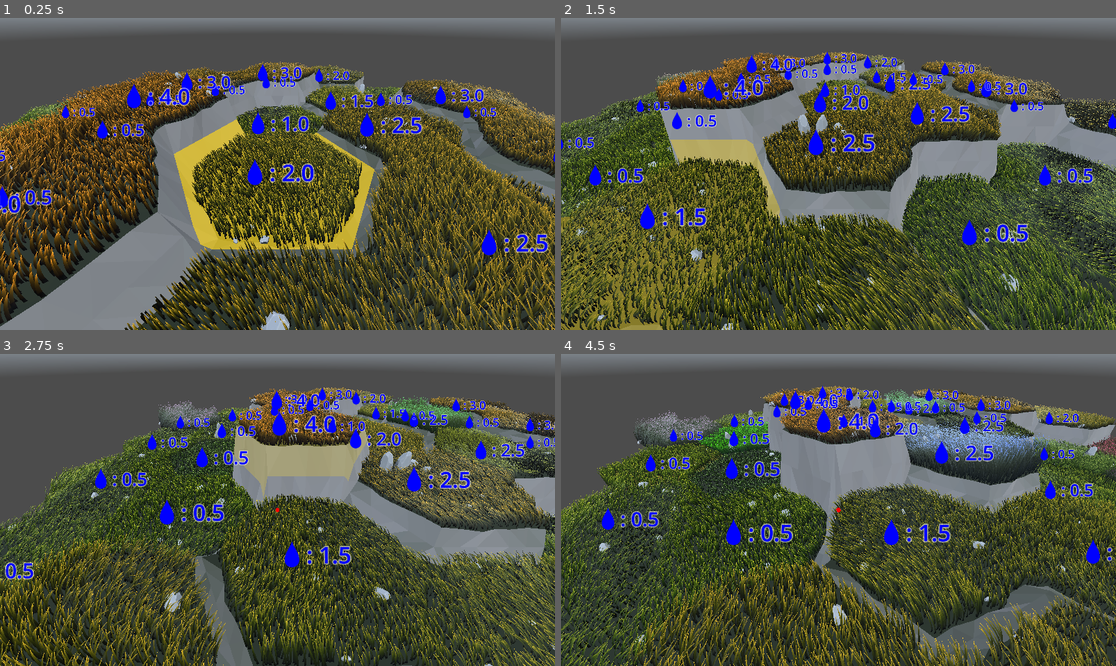
Above: before the commit, frames 1-4 (two rows, left to right).
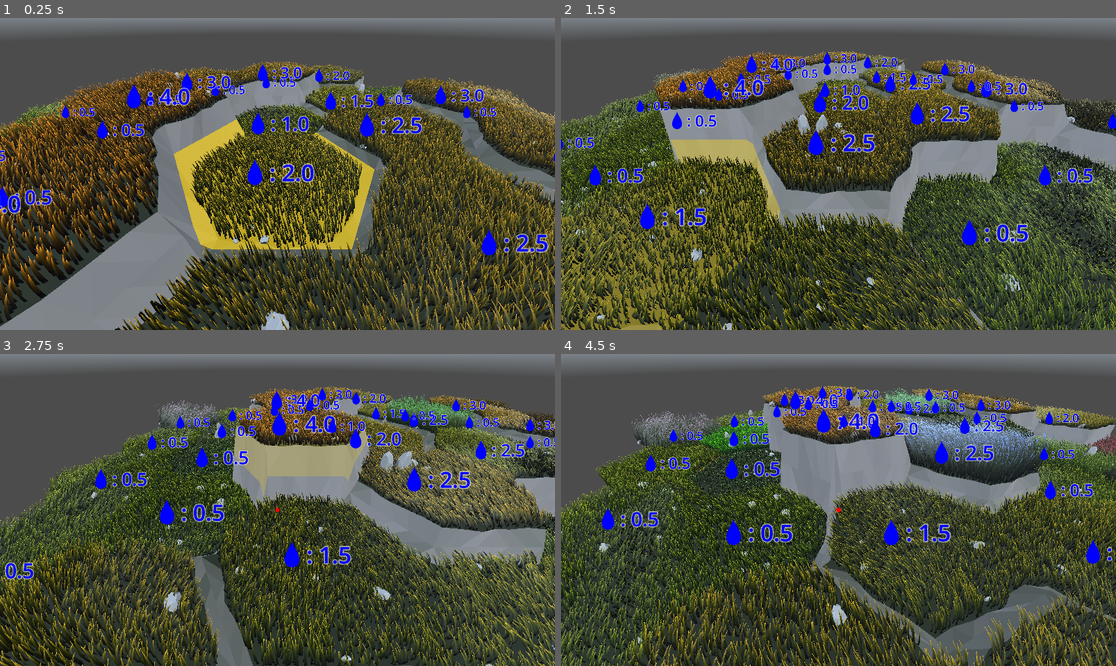
Above: after the commit, the same moments.

Repository: vincentwoelfer/hex
Game: Godot game, scene res://scenes/dev/MapGeneration.tscn
The game is run twice, just before and just after one commit, with the same random seed, the same clock (stepped at 60 frames per second) and the same inputs. A sky picture missing from this copy of the repository is replaced by a grey-blue gradient.
Inputs (mouse positions are in pixels of both pictures, inside the frame that each line leads up to):
- Up to frame 1 (0.25 s): no input
- Up to frame 2 (1.5 s): move the mouse to (960, 158) at 0.52 s; hold S (move_cam_backward) 0.53-1.28 s; move the mouse to (727, 189) at 1.27 s; tap W (move_cam_forward) at 1.35 s
- Up to frame 3 (2.75 s): move the mouse to (333, 441) at 2.02 s; hold A (move_cam_left) from 2.03 s (still down)
- Up to frame 4 (4.5 s): move the mouse to (810, 572) at 2.77 s; release A (move_cam_left) at 2.78 s; tap D (move_cam_right) at 2.85 s; move the mouse to (1005, 556) at 3.52 s; hold Q (rotate_cam_left) 3.53-4.28 s; move the mouse to (672, 463) at 4.27 s; tap E (rotate_cam_right) at 4.35 s

The runs differ from the first frame. In frame 1, 32% of the frame differs, in the area x 0-100%, y 13-100%; in frame 2, 36%, in the area x 0-100%, y 10-100%; in frame 3, 35%; in frame 4, 35%.

Commit message:
Several changes to grass shader code

Diff:
--- a/assets/shaders/spatial/grass.gdshader
+++ b/assets/shaders/spatial/grass.gdshader
@@ -69,18 +69,23 @@
 	// --- GRASS BLADE HEIGHT/WIDTH ---
 	vec3 camera_offset = NODE_POSITION_WORLD - CAMERA_POSITION_WORLD;
 	float camera_distance = length(camera_offset);
-	float height_offset = mix(0.4, 2.0, mix(hash0, clump0, 0.8));
 
-	VERTEX.x *= mix(0.6, 1.0, hash1);
+	// Random height offset factor between 0.4 and 2.0
+	// hash0 = pure random, clump = clump texture
+	// the last value interpolates the random factor between hash0 and clump
+	float height_offset = mix(0.25, 2.0, mix(hash0, clump0, 0.5));
+
+	// Offset width by random factor
+	VERTEX.x *= mix(0.6, 1.2, hash1);
+
 	// The further the distance from the camera, the thicker the grass blade will
 	// appear to account for decreasing density with LOD
 	// VERTEX.x *= 1.0 + min(ease_in_quartic(0.033*camera_distance), 75.0);
 
-	VERTEX.y *= height_offset;
-	// TODO RESIZE CORRECTLY
-	VERTEX.y *= 0.6 * height_mod;
-	VERTEX.x *= 0.6;
-	VERTEX.z *= 0.6;
+	// Apply offsets and scale everything down by 0.6
+	VERTEX.y *= 0.6 * height_mod * height_offset;
+	VERTEX.x *= 0.5; // Thickness
+	// Z should have no effect since grass is flat
 	vec3 vertex_model = VERTEX; // Vertex in model space before any rotations are applied
 
 	// --- Player crushing grass - DISABLED ---
@@ -91,12 +96,15 @@
 	float turn_angle_base = (mix(-0.15, 0.15, hash0) + clump2*clumping_factor)*TAU;
 	float wind_direction = texture(wind_noise, NODE_POSITION_WORLD.zx*0.005/wind_speed + TIME*0.005*wind_speed).x*TAU;
 	float wind_strength = mix(0.25, 1.0, texture(wind_noise, NODE_POSITION_WORLD.xz*0.025/wind_speed + TIME*0.05).x); // *crushed_factor;
-	wind_strength *= wind_strength;
-	//wind_strength *= mix(0.6, 0.7, hash1) * wind_speed;
+	wind_strength *= wind_strength; // quadratic
+	wind_strength *= mix(0.8, 1.2, hash1); // random offset to wind speed
 	wind_strength *= wind_speed;
+
+	// Rotate between base_angle and wind_direction based on wind strength
 	mat3 grass_rotate = rotate_y(mix(turn_angle_base, wind_direction, wind_strength));
 
-	float bend_angle_base = mix(0.12, 0.25, hash1 + height_offset*0.1)*PI*height_factor;
+	float bend_angle_base = mix(0.1, 0.2, hash1*0.5 + height_offset*0.1)*PI*height_factor;
+
 	// We sample wind noise identically to strength, but with a time offset based on
 	// the height to simulate the turbulence as the grass blade shakes from the wind.
 	float wind_strength_turbulence = mix(0.25, 1.0, texture(wind_noise, NODE_POSITION_WORLD.xz*0.025/wind_speed + (TIME + height_factor*height_factor*0.25)*0.05).x);
@@ -121,7 +129,7 @@
 	// sign of the vertex position in model space. We multiply by a large factor
 	// and round to correct for precision errors from positions at x=0.
 	float thicken_direction = sign(round((grass_rotate * vertex_model).x * 1e6));
-	float thicken_factor = ease_in_quartic(1.0 - abs(dot_nv)) * abs(vertex_model.x);
+	float thicken_factor = ease_in_quartic(1.0 - abs(dot_nv)) * abs(vertex_model.x) * 2.0;
 	vertex_view.x += thicken_factor * thicken_direction;
 	VERTEX = (modelview_inverse(MODELVIEW_MATRIX) * vec4(vertex_view, 1.0)).xyz;
 }
@@ -143,7 +151,7 @@
 	// Color becomes more uniform as distance increases
 	ALBEDO = mix(mix(base_color_, tip_color_, 0.5)*0.5, ALBEDO, fog_factor);
 
-	//AO = mix(0.1, 1.0, height_factor*height_factor); // Note: This looks better but is only visible when shadows are enabled!
+	AO = mix(0.1, 1.0, height_factor*height_factor); // Note: This looks better but is only visible when shadows are enabled!
 	ROUGHNESS = mix(1.0, 0.4, ease_out_quartic(height_factor));
 	ANISOTROPY = 0.85;
 }
